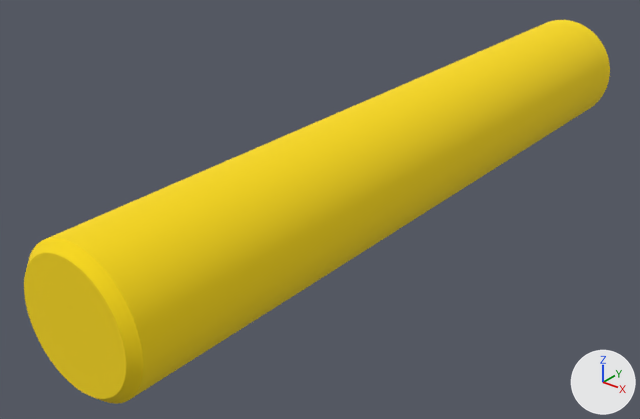
An edit to the OBJ model assets/factory/mesh/factory_insertion/factory_round_peg_8mm_tight.obj, drawn before and after from the same camera.
Rendered twice from a 50 mm lens placed at (0.0289, -0.0688, 0.0216), pointed at (-0.0028, -0.0292, -0.003). The lights are fixed; the arrows at lower right show +X, +Y and +Z. Where no turn or scale is listed for an object, it has been applied to the vertices.
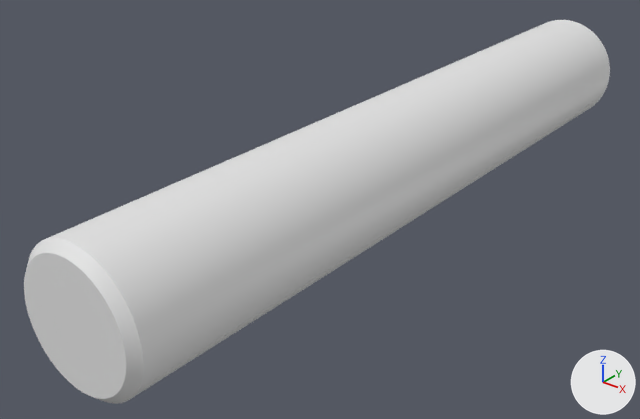
What differs and where, as boxes [x1, y1, x2, y2] in the pictures (640 x 419 px):
'mesh2', recoloured (yellow to white): [46, 20, 610, 399] in both
'mesh0', recoloured (yellow to grey): [24, 253, 126, 399] in both
'mesh1', recoloured (yellow to white): [26, 238, 143, 404] in both

Edits to the bpy script that builds the scene:
```text
Change me_mesh0:
    where me_mesh0.from_pydata(...)  # 145 vertices, 144 faces; spans x -0.0035..0.0035, y -0.05, z -0.0035..0.0035
    remove me_mesh0.materials.append(mat_0_980392_0_713725_0_003922_0_000000_0_000000)  # yellow #fddc0d
Change me_mesh1:
    where me_mesh1.from_pydata(...)  # 288 vertices, 288 faces; spans x -0.004..0.004, y -0.05..-0.0495, z -0.004..0.004
    remove me_mesh1.materials.append(mat_0_980392_0_713725_0_003922_0_000000_0_000000)  # yellow #fddc0d
Change me_mesh2:
    where me_mesh2.from_pydata(...)  # 288 vertices, 288 faces; spans x -0.004..0.004, y -0.0495..-0.0005, z -0.004..0.004
    remove me_mesh2.materials.append(mat_0_980392_0_713725_0_003922_0_000000_0_000000)  # yellow #fddc0d
```
